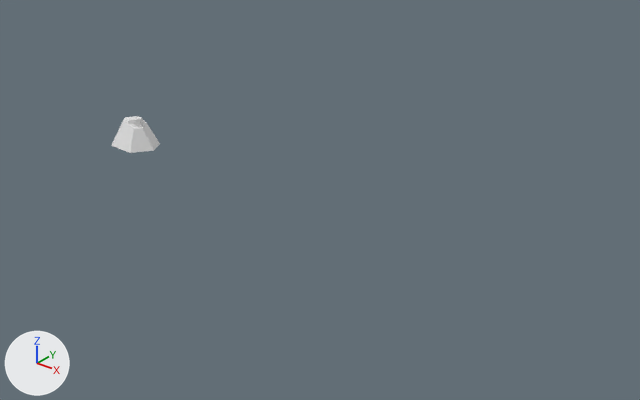
Before and after pictures for a commit that changed the Blender file Assets/Visual/Source/EnvironmentObjects.blend.
Both versions are drawn from a 50 mm camera at (8.5, -24.9, 15.9) aimed at (-12.2, 1.0, -0.1). The axes (+X, +Y, +Z) are drawn at lower left. The lights are the same throughout.
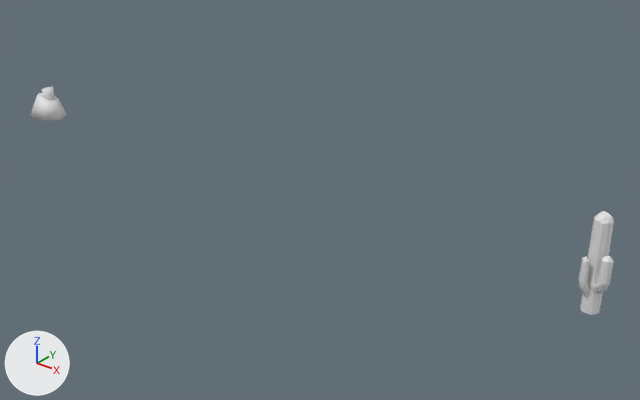
Where the newer file only moved an object's origin or applied its transform, the numbers keep the older frame.

Boxes (x1, y1, x2, y2) around the edits, measured in the pictures (640 x 400 px):
'___', added
    after: (579, 211, 614, 315)
'Cube', reshaped, moved, rescaled (20% narrower, 24% shorter)
    before: (112, 116, 160, 153)
    after: (30, 93, 68, 121)
'Cube.001', mesh rescaled
    before: (128, 117, 143, 127)
    after: (42, 86, 55, 100)

The change in detail:
Material 'treehouse1:aiStandardSurface8SG' (mat_treehouse1_aistandardsurface8sg) is new.
Its base color is (0.8, 0.8, 0.8) (white #e7e7e7).
me_cube_001 has 12 vertices, 9 faces and spans x -0.55..1.26, y -0.63..0.9, z -0.17..0.95.
me_cube_001 is used by ob_cube; location (-22.87, 0.0, 0.17); scale (1.13, 1.13, 1.13).
Part 1, on me_cube_001:
Vertex 0 of me_cube_001 moves from (-0.55, -0.57, -0.17) at pixel (111, 145) to (-0.75, -0.66, -0.02) at pixel (29, 115).
Vertex 1 of me_cube_001 moves from (-0.16, -0.12, 0.93) at pixel (123, 119) to (-0.44, -0.27, 1.03) at pixel (36, 95).
Vertex 2 of me_cube_001 moves from (-0.18, 0.9, -0.17) to (-0.39, 0.73, -0.02).
Vertex 3 of me_cube_001 moves from (0.7, -0.63, -0.17) at pixel (130, 153) to (0.44, -0.72, -0.02) at pixel (42, 121).
Vertex 4 of me_cube_001 moves from (0.61, -0.24, 0.75) at pixel (134, 128) to (0.41, -0.4, 0.83) at pixel (45, 103).
Vertex 5 of me_cube_001 moves from (0.92, 0.81, -0.17) at pixel (160, 143) to (0.64, 0.65, -0.02) at pixel (67, 114).
Vertex 6 of me_cube_001 moves from (-0.55, 0.08, -0.17) to (-0.75, -0.05, -0.02).
Vertex 7 of me_cube_001 moves from (1.26, 0.16, -0.17) at pixel (153, 150) to (0.96, 0.03, -0.02) at pixel (61, 119).
Vertex 8 of me_cube_001 moves from (-0.28, 0.09, 0.95) at pixel (125, 117) to (-0.57, -0.04, 1.06) at pixel (39, 93).
Vertex 9 of me_cube_001 moves from (-0.07, 0.6, 0.9) at pixel (138, 116) to (-0.34, 0.52, 1.01).
Vertex 10 of me_cube_001 moves from (0.54, 0.51, 0.76) at pixel (146, 123) to (0.34, 0.42, 0.85) at pixel (58, 98).
Vertex 11 of me_cube_001 moves from (0.76, 0.09, 0.71) at pixel (142, 128) to (0.58, -0.04, 0.79) at pixel (53, 102).
me_cube_002 has 18 vertices, 16 faces and spans x -1.72..1.63, y -1.28..1.04, z -1.0..1.32.
me_cube_002 is used by ob_cube_001; location (-22.5, 0.15, 1.09); rotation (0.0, 0.0, -0.416), in degrees (0, 0, -24); scale (0.229, 0.258, 0.232).
me_cube_002 part 2: the whole mesh is scaled about its middle by (0.918, 0.918, 1.4), then moved by (-26.46, -10.55, 0.2).
Mesh me_x is new.
It has 109 vertices, 214 faces and spans x -0.39..0.65, y -0.72..0.87, z -0.08..3.54.
It uses material mat_treehouse1_aistandardsurface8sg (white #e7e7e7).
Object 'Cube' (ob_cube) is rescaled from (1.13, 1.13, 1.13) to (1.0, 1.0, 1.0).
Object 'Cube' (ob_cube) moves from (-22.87, 0.0, 0.17) to (-29.17, 0.0, 0.0).
Object '___' (ob_x) is new; it shows me_x.
Its location is (0.0, 0.0, 0.0).
